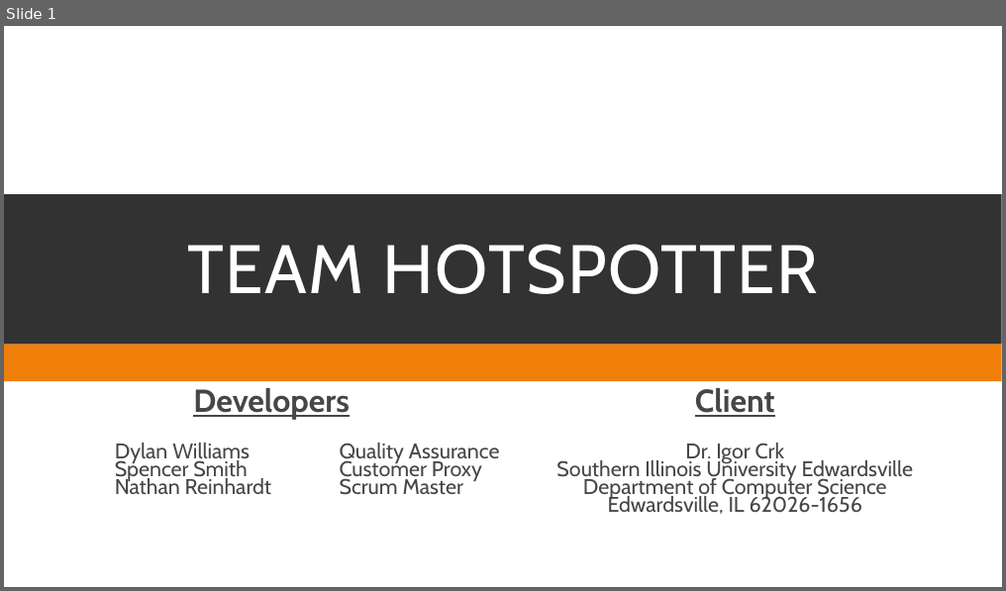
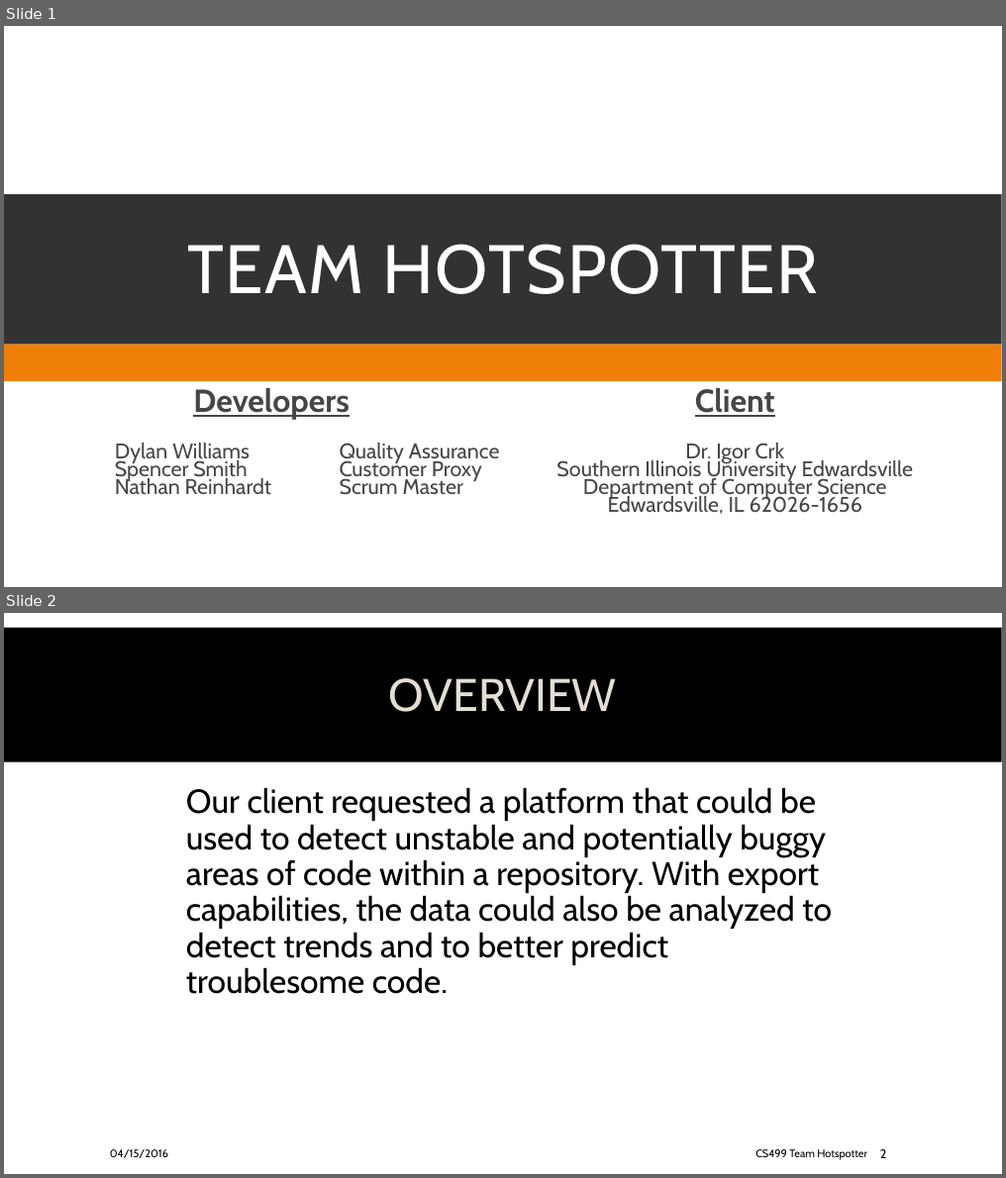
Before and after one commit to spesmit/hotspotter, a slide deck: Documentation/Presentations/CS499 Final Presentation.pptx. Shown one above the other, each under a label of ours: slide 1 before the commit, slides 1 and 2 after it. The pictures are 1006x591 and 1006x1178 pixels, drawn with LibreOffice and Linux fonts; fonts in the diff are those of the drawing; background and template pictures are left out. Boxes give left, top, right and bottom in pixels: in the first picture for what was removed or moved away, otherwise in the second. Text is boxed around its words. In the diff, an @@ line names an element or a change of style, - is before the commit and + after.

Commit message:
split overview

```diff
--- a/Documentation/Presentations/CS499 Final Presentation.pptx
+++ b/Documentation/Presentations/CS499 Final Presentation.pptx
@@ slide 2 added at (4,613,1002,1174), background picture (left out) @@
@@ rectangle added at (4,627,1002,761), fill #000000 @@
@@ title added at (389,678,617,712), 44 pt, text #E3DED1 @@
+OVERVIEW
@@ text added at (186,787,832,994), 32 pt, text #000000 @@
+Our client requested a platform that could be used to detect unstable and potentially buggy areas of code within a repository. With export capabilities, the data could also be analyzed to detect trends and to better predict troublesome code.
@@ text added at (110,1150,168,1158), 10.5 pt, text #000000 @@
+04/15/2016
@@ text added at (755,1150,867,1160), 10.5 pt, text #000000 @@
+CS499 Team Hotspotter
@@ page number added at (880,1150,887,1158), 12 pt, text #000000 @@
+2
```
Also in this commit, not shown: 1 slide changed.
